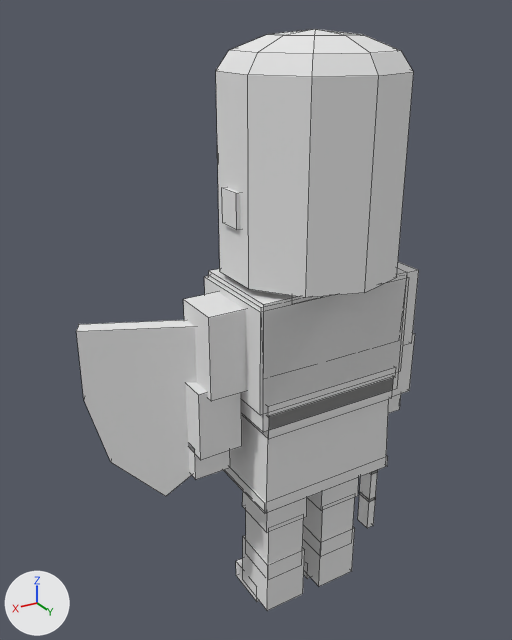
One commit to the Blender file art_source/blender/units/blend/franks/swordsman_a3.blend: the scene before it, then after it.
Rendered twice from a 50 mm lens placed at (1.184, 1.668, 1.934), pointed at (0.143, -0.067, 1.067). Lighting does not change. The marker at lower left points along +X, +Y and +Z. The older version comes first. Mesh edges are drawn as thin lines.

Objects in the first picture: 'Body'.
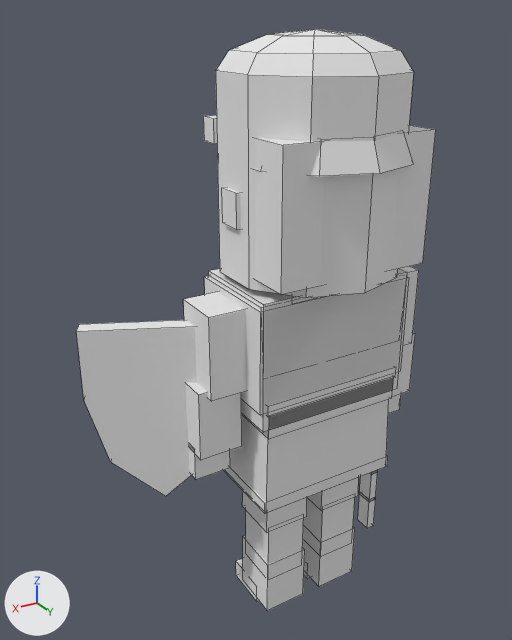
The newer file is also rescaled (x1.01) as a whole; pictures and numbers use the older file's frame.

What the commit changed:
me_body is used by ob_body; location (0.0, 0.0, 0.0).
me_body had 485 vertices, 397 faces and spanned x -0.45..0.68, y -0.28..0.27, z 0.0..1.9.
me_body now has 532 vertices, 440 faces and spans x -0.45..0.68, y -0.28..0.3, z 0.0..1.9.
me_body part 1: a new loose piece, a box spanning x -0.25..0.25, y -0.03..0.23, z 1.27..1.65, in mat_pe_unitpalette (its picture is missing).
me_body part 2: a new loose piece, a box spanning x -0.22..0.22, y -0.235..-0.175, z 1.595..1.665, in mat_pe_unitpalette (its picture is missing).
me_body part 3: a new loose piece of 31 vertices spanning x -0.25..0.25, y -0.2..0.3, z 1.57..1.74, in mat_pe_unitpalette (its picture is missing).

Boxes (x1, y1, x2, y2) around the edits, measured in the pictures (512 x 640 px):
'Body', reshaped: before (76, 29, 419, 611); after (76, 29, 436, 611)
part 1 of me_body, added: after (255, 125, 436, 295)
part 2 of me_body, added: after (203, 115, 217, 144)
part 3 of me_body, added: after (254, 133, 413, 176)
